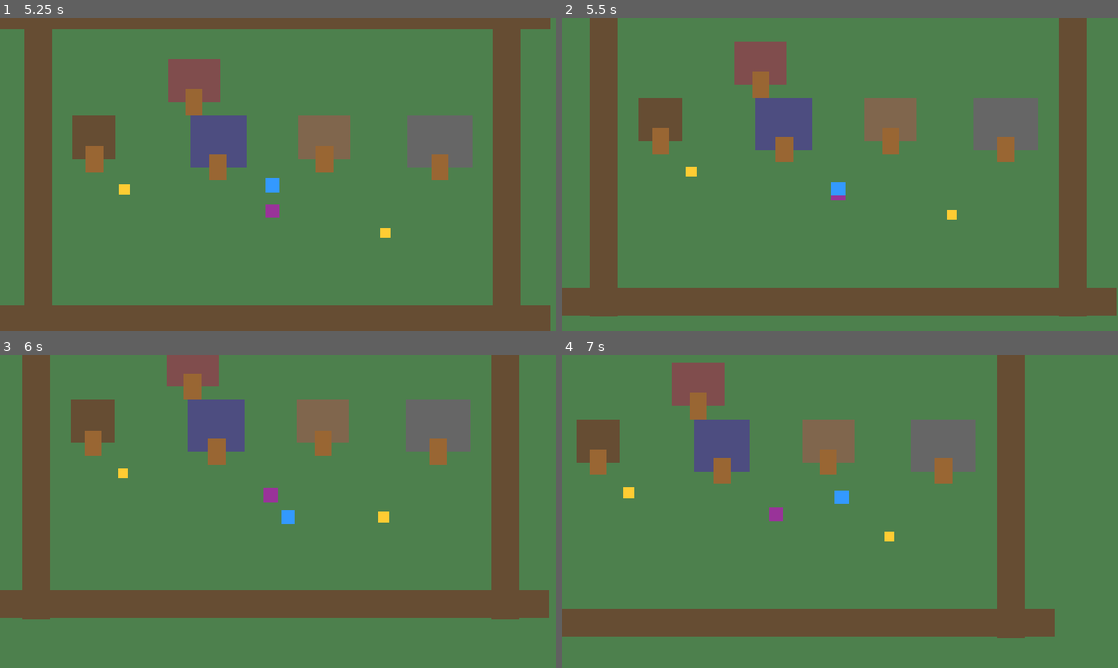
Above: before the commit, frames 1-4 (two rows, left to right).
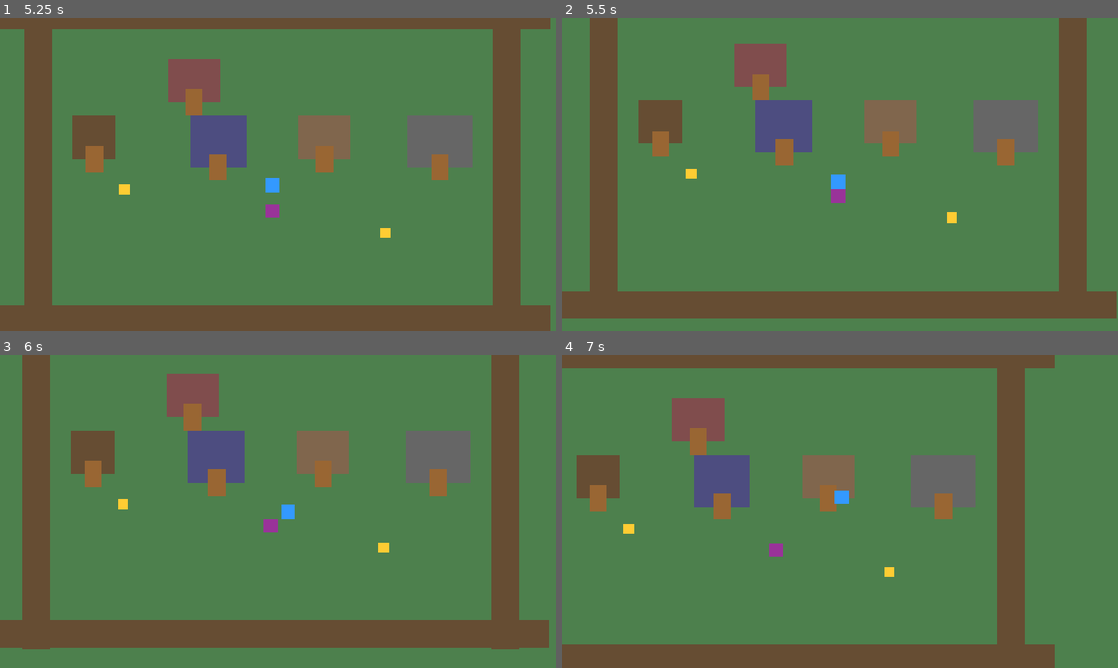
Above: after the commit, the same moments.

Repository: sarahgdykes-ux/Wildbound
Game: Godot game, scene res://scenes/main.tscn
Same seed, same stepped clock (60 frames per second), same inputs: the game is played once before the commit and once after it.
Inputs (mouse positions are in pixels of both pictures, inside the frame that each line leads up to):
- Up to frame 1 (5.25 s): tap Enter at 0.5 s; move the mouse to (400, 158) at 0.52 s; hold D (move_right) 0.53-1.28 s; hold E (interact) 0.53-1.28 s; click (400, 158) at 0.67 s; move the mouse to (166, 190) at 1.27 s; hold S (move_down) 1.28-2.03 s; tap E (interact) at 1.35, 2.85, 4.35 s; move the mouse to (333, 105) at 2.02 s; hold D (move_right) 2.03-2.78 s; hold E (interact) 2.03-2.78 s; move the mouse to (250, 237) at 2.77 s; hold W (move_up) 2.78-3.53 s; click (250, 237) at 2.92 s; move the mouse to (444, 221) at 3.52 s; hold E (interact) 3.53-4.28 s; hold A (move_left) 3.53-5.03 s; move the mouse to (111, 127) at 4.27 s; move the mouse to (305, 174) at 5.02 s; hold S (move_down) from 5.03 s (still down); hold E (interact) from 5.03 s (still down); click (305, 174) at 5.17 s
- Up to frame 2 (5.5 s): keep holding S (move_down); keep holding E (interact)
- Up to frame 3 (6 s): move the mouse to (194, 433) at 5.77 s; release S (move_down) at 5.78 s; release E (interact) at 5.78 s; hold D (move_right) from 5.78 s (still down); tap E (interact) at 5.85 s
- Up to frame 4 (7 s): move the mouse to (962, 495) at 6.52 s; release D (move_right) at 6.53 s; hold W (move_up) from 6.53 s (still down); hold E (interact) from 6.53 s (still down)

Frame 1 is identical in both runs. In frame 2, 2.9% of the frame differs, in the area x 0-100%, y 7-96%; in frame 3, 27%; in frame 4, 30%, in the area x 0-89%, y 0-100%.

Commit message:
bug fix review

Diff:
--- a/scenes/hollow_ruins.tscn
+++ b/scenes/hollow_ruins.tscn
@@ -56,7 +56,7 @@
 [node name="Rival" type="Area2D" parent="."]
 position = Vector2(400, 500)
 collision_layer = 1
-collision_mask = 2
+collision_mask = 1
 
 [node name="RivalSprite" type="ColorRect" parent="Rival"]
 offset_left = -16.0
@@ -75,7 +75,7 @@
 [node name="Guardian" type="Area2D" parent="BossArena"]
 position = Vector2(640, 360)
 collision_layer = 1
-collision_mask = 2
+collision_mask = 1
 
 [node name="GuardianSprite" type="ColorRect" parent="Guardian"]
 offset_left = -32.0
@@ -90,7 +90,7 @@
 [node name="Exit" type="Area2D" parent="."]
 position = Vector2(100, 400)
 collision_layer = 1
-collision_mask = 2
+collision_mask = 1
 
 [node name="ExitTrigger" type="CollisionShape2D" parent="Exit"]
 shape = SubResource("1_shape")
--- a/scenes/player.tscn
+++ b/scenes/player.tscn
@@ -7,7 +7,7 @@
 
 [node name="Player" type="CharacterBody2D"]
 collision_layer = 1
-collision_mask = 65537
+collision_mask = 65535
 script = ExtResource("1_abc123")
 groups = ["player"]
 
--- a/scripts/battle.gd
+++ b/scripts/battle.gd
@@ -139,7 +139,6 @@
 
 func end_battle(result: String) -> void:
 	battle_active = false
-	emit_signal("battle_ended", result)
 
 	if result == "victory":
 		emit_signal("battle_victory")
@@ -166,5 +165,8 @@
 		player_creature.restore_hp()
 		add_log(player_creature.species_id.capitalize() + " was restored.")
 
+	emit_signal("battle_ended", result)
+
 	await get_tree().create_timer(2.0).timeout
 	visible = false
+	queue_free()  # Free the battle scene
--- a/scripts/creature_instance.gd
+++ b/scripts/creature_instance.gd
@@ -49,8 +49,8 @@
 ## Add experience
 func add_exp(amount: int) -> void:
 	experience += amount
-	var exp_needed = get_exp_needed_for_level(level + 1)
-	if experience >= exp_needed:
+	# Check for multiple level-ups
+	while experience >= get_exp_needed_for_level(level + 1):
 		level_up()
 
 ## Get experience needed for next level
@@ -114,12 +114,16 @@
 
 ## Take damage
 func take_damage(amount: int) -> void:
+	if amount < 0:
+		amount = 0  # Reject negative damage
 	current_hp -= amount
 	if current_hp < 0:
 		current_hp = 0
 
 ## Heal
 func heal(amount: int) -> void:
+	if amount < 0:
+		amount = 0  # Reject negative healing
 	current_hp += amount
 	if current_hp > get_max_hp():
 		current_hp = get_max_hp()
--- a/scripts/creature_sprite.gd
+++ b/scripts/creature_sprite.gd
@@ -4,7 +4,7 @@
 ## Can be encountered and tamed
 
 signal encounter_started(creature_data: Dictionary)
-signal battle_started(creature_data: Dictionary)
+signal battle_started(creature_data: Dictionary, creature_sprite: Node2D)
 
 @onready var trigger_area = $TriggerArea
 
@@ -19,7 +19,8 @@
 	if body.is_in_group("player") and not is_encountered:
 		var creature_data = DataManager.get_creature(species_id)
 		if not creature_data.is_empty():
-			emit_signal("battle_started", creature_data)
+			is_encountered = true
+			emit_signal("battle_started", creature_data, self)
 
 func _on_body_exited(body: Node2D):
 	pass
--- a/scripts/door.gd
+++ b/scripts/door.gd
@@ -17,6 +17,9 @@
 	trigger_area.body_entered.connect(_on_body_entered)
 	trigger_area.body_exited.connect(_on_body_exited)
 	label.visible = false
+
+	# Set building_name from node name
+	building_name = name.replace("Door", "").replace("_", " ").capitalize()
 
 func _on_body_entered(body: Node2D) -> void:
 	if body.is_in_group("player"):
--- a/scripts/hollow_ruins.gd
+++ b/scripts/hollow_ruins.gd
@@ -61,9 +61,11 @@
 		player_creature.initialize(mosskit_data)
 		player_creature.creature_id = "mosskit_party_001"
 
-	# Create rival creature (stronger mosskit)
-	var rival_data = DataManager.get_creature("mosskit")
+	# Create rival creature (stronger mosskit) - deep copy to avoid modifying original
+	var mosskit_data = DataManager.get_creature("mosskit")
+	var rival_data = mosskit_data.duplicate(true)
 	rival_data.name = "Rival's Mosskit"
+	rival_data.base_stats = rival_data.base_stats.duplicate(true)
 	rival_data.base_stats.hp = 70
 	rival_data.base_stats.attack = 45
 	rival_data.base_stats.defense = 40
--- a/scripts/sanctuary.gd
+++ b/scripts/sanctuary.gd
@@ -56,8 +56,8 @@
 func _get_random_position() -> Vector2:
 	var meadow_area = Rect2(200, 200, 800, 500)
 	return Vector2(
-		randi(int(meadow_area.position.x), int(meadow_area.position.x + meadow_area.size.x)),
-		randi(int(meadow_area.position.y), int(meadow_area.position.y + meadow_area.size.y))
+		randi_range(int(meadow_area.position.x), int(meadow_area.position.x + meadow_area.size.x)),
+		randi_range(int(meadow_area.position.y), int(meadow_area.position.y + meadow_area.size.y))
 	)
 
 func _add_interaction(sprite: ColorRect, creature: CreatureInstance):
@@ -85,11 +85,13 @@
 			print("Sanctuary: Viewing ", creature.species_id)
 			print("  Level: ", creature.level)
 			print("  Relationship: ", creature.relationship, "(", creature.get_relationship_stage(), ")")
-			# Add relationship when viewing
-			creature.add_relationship(5)
-			print("  Relationship +5 (viewing)")
+			# Add relationship when viewing (with cooldown check could be added later)
+			if creature.relationship < 100:
+				creature.add_relationship(5)
+				print("  Relationship +5 (viewing)")
 			# Transfer to party if party has space
-			if PartyManager.party.size() < PartyManager.MAX_PARTY_SIZE:
-				SanctuaryManager.transfer_from_party(creature)
-				print("  Transferred to party!")
+			if PartyManager.get_party_size() < PartyManager.MAX_PARTY_SIZE:
+				if SanctuaryManager.transfer_to_party(creature):
+					print("  Transferred to party!")
+					refresh_creatures()
 			break
--- a/scripts/whispering_woods.gd
+++ b/scripts/whispering_woods.gd
@@ -4,6 +4,9 @@
 ## Introduction to exploration and taming
 
 @onready var encounter_ui = $EncounterUI
+
+var current_creature_data: Dictionary = {}
+var current_creature_sprite: Node2D = null
 
 func _ready():
 	print("WhisperingWoods: Forest loaded")
@@ -21,10 +24,6 @@
 	for creature in $Creatures.get_children():
 		creature.battle_started.connect(_on_creature_encounter)
 
-	# Connect encounter UI
-	encounter_ui.taming_success.connect(_on_taming_success)
-	encounter_ui.taming_failed.connect(_on_taming_failed)
-
 func _on_village_exit_entered(body: Node2D):
 	if body.is_in_group("player"):
 		print("WhisperingWoods: Player exiting to Bramblewick Village")
@@ -38,8 +37,13 @@
 func _on_wall_broken():
 	print("WhisperingWoods: Path opened!")
 
-func _on_creature_encounter(creature_data: Dictionary):
+func _on_creature_encounter(creature_data: Dictionary, creature_sprite: Node2D):
 	print("WhisperingWoods: Creature encountered: ", creature_data.name)
+
+	# Store current encounter data
+	current_creature_data = creature_data
+	current_creature_sprite = creature_sprite
+
 	# Trigger battle instead of taming
 	var battle_scene = load("res://scenes/battle.tscn")
 	var battle = battle_scene.instantiate()
@@ -61,10 +65,16 @@
 	print("WhisperingWoods: Battle ended: ", result)
 	if result == "victory":
 		# Add creature to sanctuary
-		var species_data = DataManager.get_creature(creature_data.species_id)
+		var species_data = DataManager.get_creature(current_creature_data.species_id)
 		var new_creature = CreatureInstance.new()
 		new_creature.initialize(species_data)
-		new_creature.creature_id = species_data.species_id + "_" + str(randi(1000))
+		new_creature.creature_id = species_data.species_id + "_" + str(randi_range(1000, 9999))
 		SanctuaryManager.add_creature(new_creature)
-		# Remove creature sprite
-		visible = false
+
+		# Remove the defeated creature sprite
+		if current_creature_sprite:
+			current_creature_sprite.queue_free()
+
+		# Clear references
+		current_creature_data = {}
+		current_creature_sprite = null
